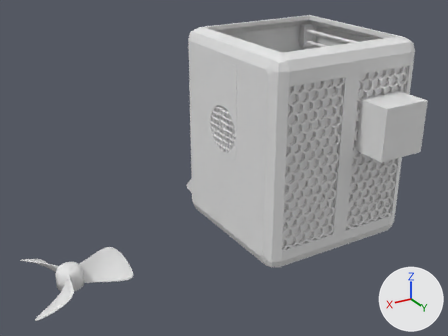
A saved change to the Blender file Blender/3DPrinter.blend.
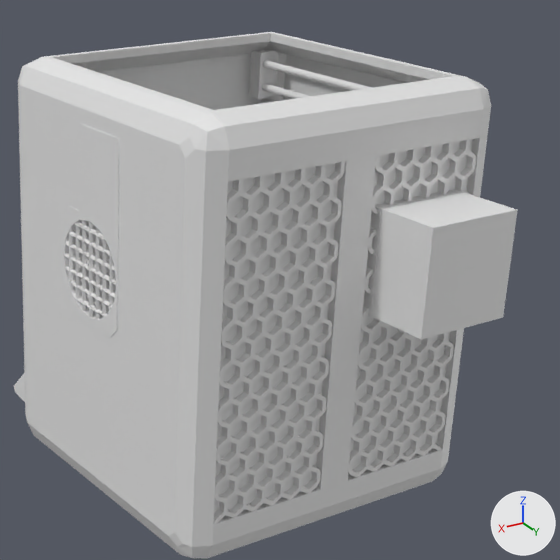
Each version is shown whole from a 50 mm camera at (9.09, 11.77, 7.83) aimed at (2.27, 0.4, 2.14), then close up on the part from 40% to 100% of the width and 0% to 80% of the height. Arrows for +X, +Y and +Z are at lower right; the lights stay in place. The older version's two pictures come first.

Objects in the first close-up: 'Cube.001', 'Door', 'Glass_L', 'Glass_R', 'HoneyComb_L', 'MovePillars', 'SideVentPlace', 'SideVentPlace.002', 'StaticCarcas' and 5 more.
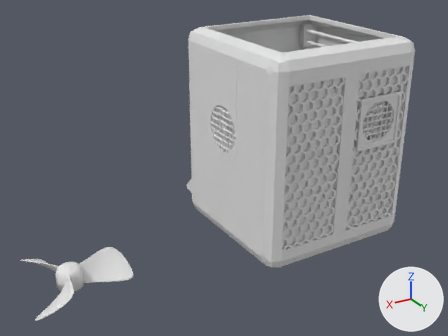
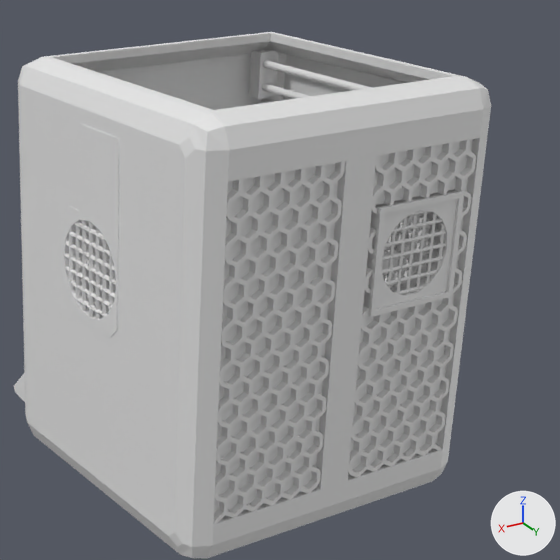
The change, as a list of edits to the scene's bpy script:
```text
Change me_honeycomb_002:
    used by ob_honeycomb_l; location = (0.95, 1.99, 2.41); rotation_euler = (-1.571, 0.0, 0.0), in degrees (-90, 0, 0)
    remove me_honeycomb_002.from_pydata(...)  # 2712 vertices, 3520 faces; spans x -2.64..0.74, y -2.08..2.08, z -0.11..0.0
    add me_honeycomb_002.from_pydata(...)  # 2536 vertices, 3214 faces; spans x -2.64..0.74, y -2.08..2.08, z -0.11..0.0
    me_honeycomb_002 part 1: 292 vertices removed from x -2.38..-1.29, y -1.36..-0.22, z -0.11..0.0; 116 vertices added at x -2.46..-1.25, y -1.4..-0.18, z -0.11..0.0
Add me_cube_014:
    me_cube_014.from_pydata(...)  # 649 vertices, 654 faces; spans x -0.035..0.019, y -0.574..0.573, z -0.577..0.571
Remove ob_cube_001:
    ob_cube_001 = bpy.data.objects.new('Cube.001', me_cube_013)
    ob_cube_001.location = (-0.9, 1.8, 3.2)
Add ob_sideventplace_004:
    ob_sideventplace_004 = bpy.data.objects.new('SideVentPlace.004', me_cube_014)
    ob_sideventplace_004.location = (-0.88, 1.96, 3.2)
    ob_sideventplace_004.rotation_euler = (0.0, 0.0, -1.571)  # degrees (0, 0, -90)
Add ob_sideventplace_003:
    ob_sideventplace_003 = bpy.data.objects.new('SideVentPlace.003', me_cube_014)
    ob_sideventplace_003.location = (-0.88, 1.72, 3.2)
    ob_sideventplace_003.rotation_euler = (0.0, 0.0, -1.571)  # degrees (0, 0, -90)
```

Pixel boxes (x1, y1, x2, y2) of what changed, in the close-ups (560 x 560 px):
'Cube.001', deleted
    before: (363, 189, 518, 340)
'SideVentPlace.004', added
    after: (371, 210, 447, 295)
'SideVentPlace.003', added
    after: (383, 214, 431, 288)
part 1 of me_honeycomb_002, reshaped
    both: (363, 189, 460, 316)
'Cube', unchanged, uncovered by the edit
    before: (369, 191, 464, 317)
    after: (363, 191, 464, 317)
